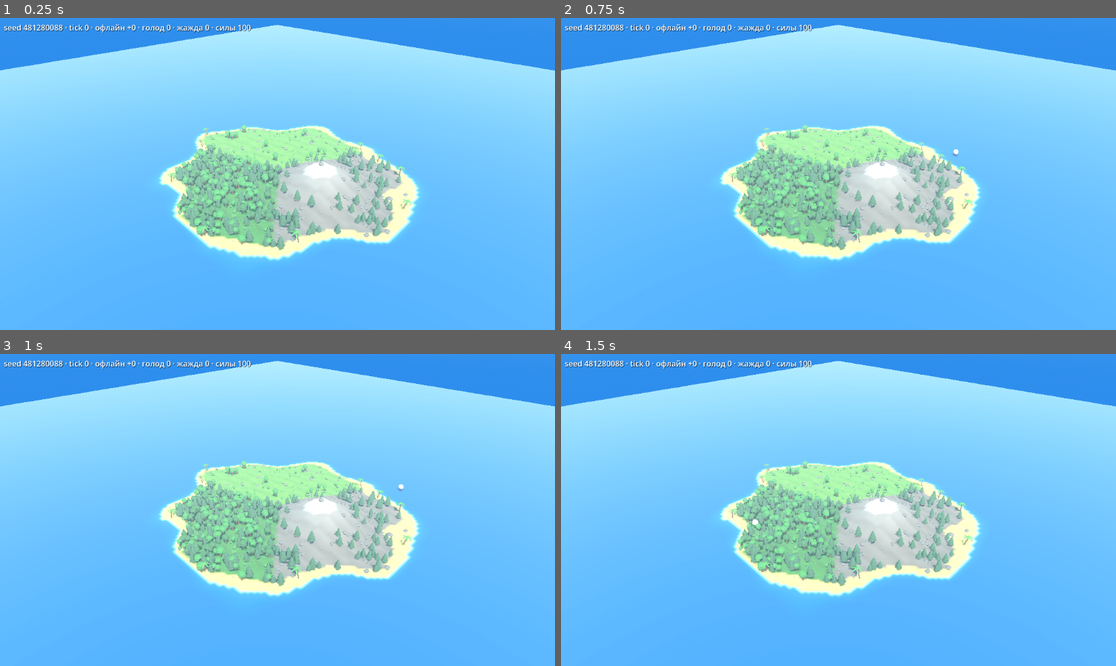
Above: before the commit, frames 1-4 (two rows, left to right).
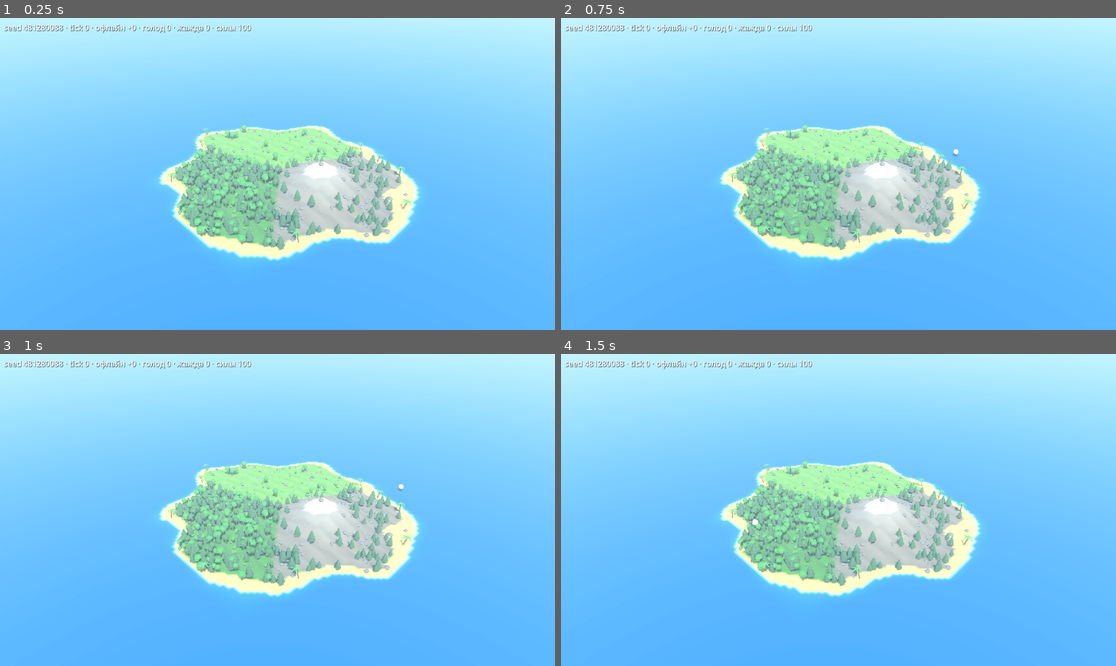
Above: after the commit, the same moments.

Repository: CoolS2/virtualgodisland
Game: Godot game, scene res://game/main.tscn
Two runs of this game, one before a commit and one after it. Both use one fixed random seed, a clock stepped at 60 frames per second and the inputs below.
Inputs (mouse positions are in pixels of both pictures, inside the frame that each line leads up to):
- Up to frame 1 (0.25 s): no input
- Up to frame 2 (0.75 s): tap Enter at 0.5 s; move the mouse to (960, 158) at 0.52 s; hold Shift from 0.53 s (still down); click (960, 158) at 0.67 s
- Up to frame 3 (1 s): keep holding Shift
- Up to frame 4 (1.5 s): release Shift at 1.25 s; tap Space at 1.25 s; drag from (727, 525) to (810, 572) at 1.27 s

The runs differ from the first frame. In frame 1, 9.4% of the frame differs, in the area x 0-100%, y 0-78%; in frame 2, 9.4%, in the area x 0-100%, y 0-77%; in frame 3, 9.4%; in frame 4, 9.4%.

Commit message:
feat(game): larger water plane to hide the horizon edge; docs for the visual pass
Co-Authored-By: Claude Opus 5.5 <noreply@anthropic.com>
Claude-Session: https://claude.ai/code/session_01Pii6rjbbvB5RZEt868ivQQ

Diff:
--- a/game/water.gd
+++ b/game/water.gd
@@ -3,8 +3,8 @@
 ## Вода вокруг острова: подразделённая плоскость с шейдером game/shaders/water.gdshader.
 
 const SHADER := preload("res://game/shaders/water.gdshader")
-const SIZE_FACTOR := 4.0
-const SUBDIVISIONS := 120
+const SIZE_FACTOR := 10.0
+const SUBDIVISIONS := 160
 const MAX_DEPTH := 2.5
 const LEVEL := -0.05
 
Not shown, changed: CHANGELOG.md
Not shown, changed: docs/ARCHITECTURE.md
Not shown, changed: docs/GAME_DESIGN.md
Not shown, changed: docs/ROADMAP.md
